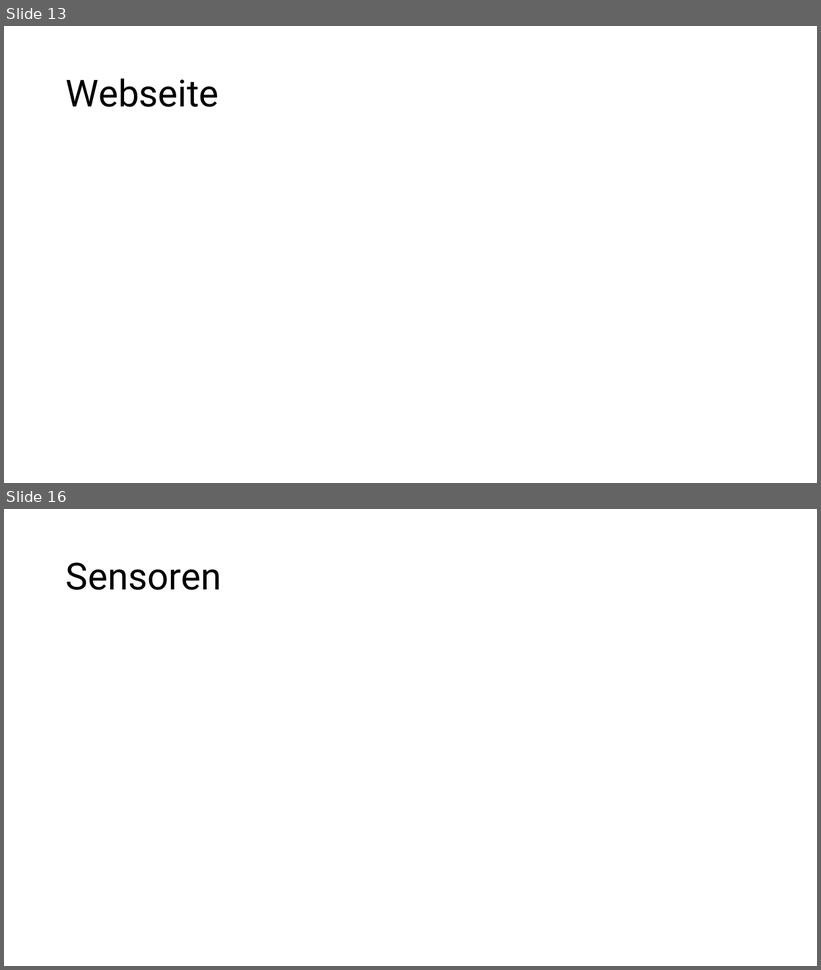
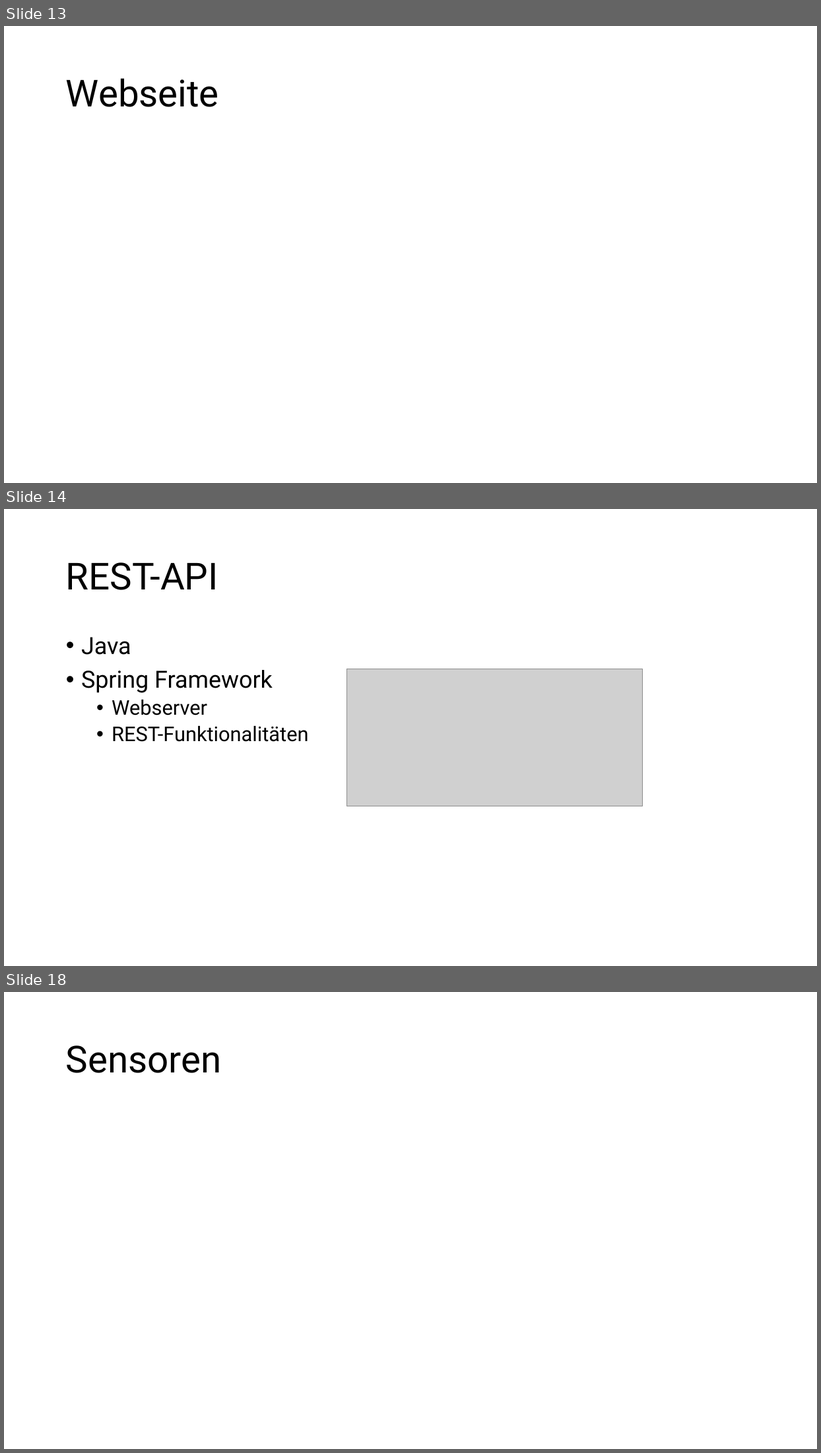
Before and after one commit to jannis1602/SmartAlarmClock, a slide deck: planung/Fachgespraech.pptx. Shown one above the other, each under a label of ours: slides 13 and 16 before the commit, slides 13, 14 and 18 after it; the slides between them are not shown. The pictures are 821x970 and 821x1453 pixels, drawn with LibreOffice and Linux fonts; fonts in the diff are those of the drawing; grey boxes stand for pictures. Boxes give left, top, right and bottom in pixels: in the first picture for what was removed or moved away, otherwise in the second. Text is boxed around its words. In the diff, an @@ line names an element or a change of style, - is before the commit and + after.

Commit message:
added rest api openapi definition

```diff
--- a/planung/Fachgespraech.pptx
+++ b/planung/Fachgespraech.pptx
@@ slide 14 added at box(4, 509, 817, 966), background #FFFFFF @@
@@ title added at box(66, 562, 218, 590), 44 pt, text #000000 @@
+REST-API
@@ text added at box(81, 637, 308, 742), 24 pt, text #000000 @@
+• Java
+• Spring Framework
+  • Webserver
+  • REST-Funktionalitäten
@@ picture added at box(347, 669, 644, 807) @@
@@ what was slide 16 is now slide 18 @@
```
Also in this commit, not shown: 1 slide changed, 2 other slides added, 1 slide removed, 2 other files.
